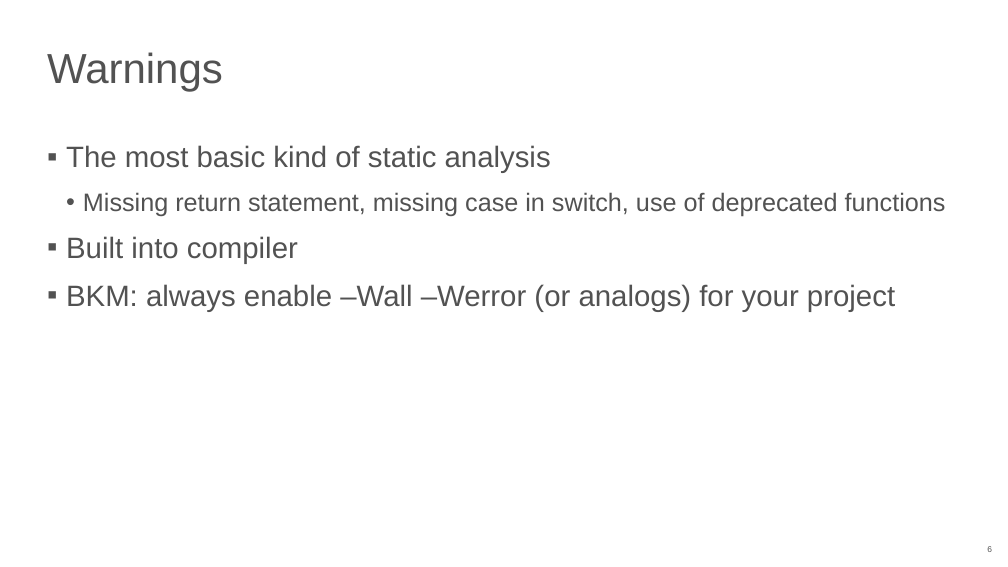
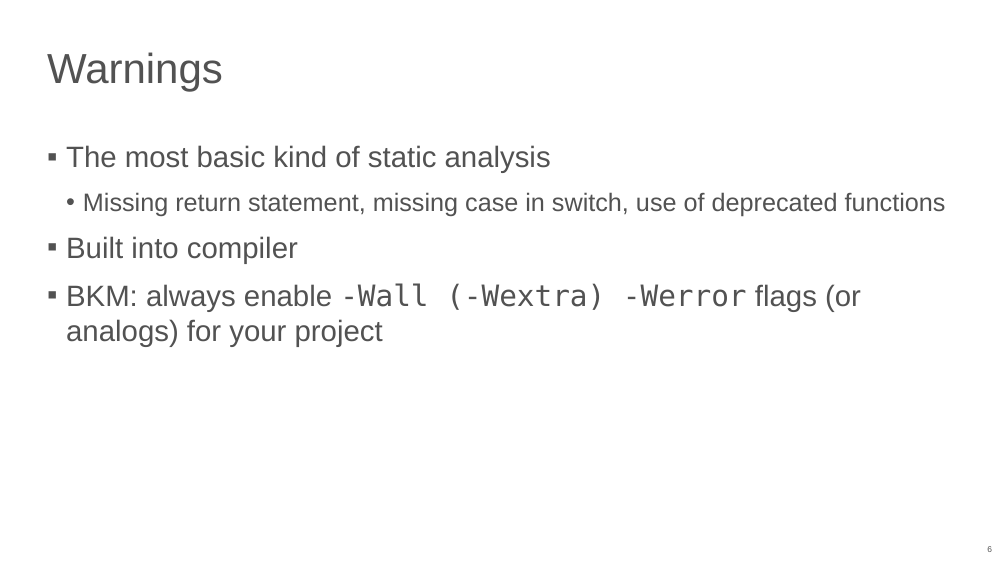
Before and after one commit to NN-complr-tech/Complr-course-lectures, a slide deck: slide 6 of 03-Clang-AST-and-static-analysis.pptx. Drawn at 1008x567 pixels with LibreOffice and Linux fonts; fonts in the diff are those of the drawing. Boxes give left, top, right and bottom in pixels: in the first picture for what was removed or moved away, otherwise in the second. Text is boxed around its words. In the diff, an @@ line names an element or a change of style, - is before the commit and + after.

```diff
--- a/03-Clang-AST-and-static-analysis.pptx
+++ b/03-Clang-AST-and-static-analysis.pptx
@@ text at [66,283,861,347]: text changed @@
-▪ BKM: always enable –Wall –Werror (or analogs) for your project
+▪ BKM: always enable -Wall (-Wextra) -Werror flags (or analogs) for your project
```
Also in this commit, not shown: 6 other slides changed, 2 slides added.
